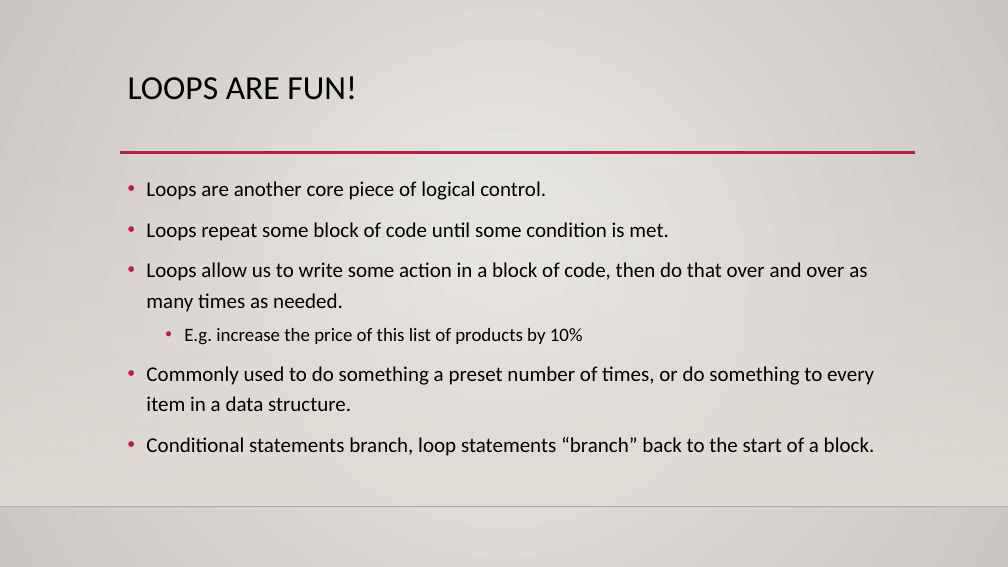
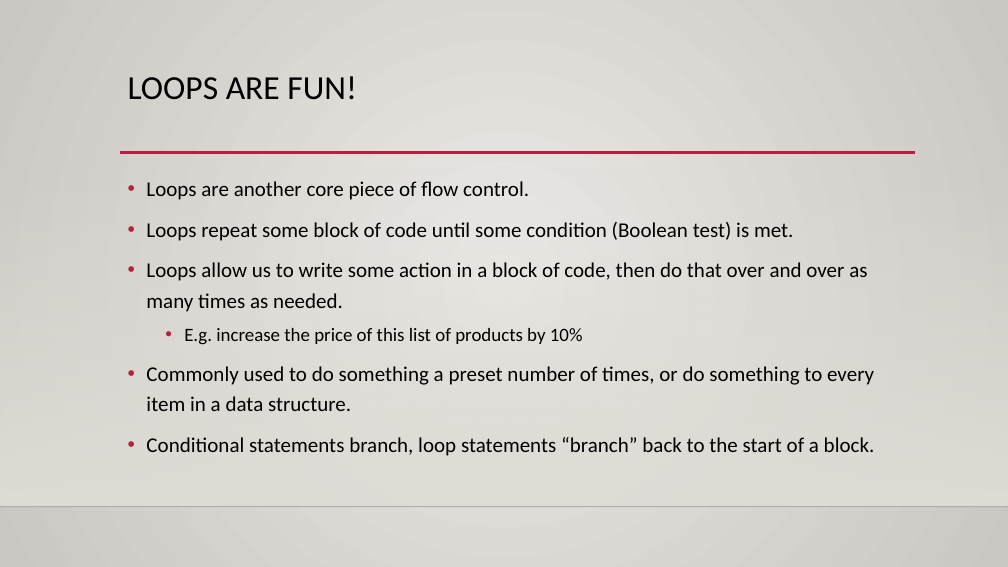
Before and after one commit to AkeemSemperDataScience/Programming_Basics_for_Machine_Learning_Students, a slide deck: slide 8 of reference_material/slides/003_loops.pptx (slide 3 before the commit). Drawn at 1008x567 pixels with LibreOffice and Linux fonts; fonts in the diff are those of the drawing; background and template pictures are left out. Boxes give left, top, right and bottom in pixels: in the first picture for what was removed or moved away, otherwise in the second. Text is boxed around its words. In the diff, an @@ line names an element or a change of style, - is before the commit and + after.

```diff
--- a/reference_material/slides/003_loops.pptx
+++ b/reference_material/slides/003_loops.pptx
@@ text at (146,181,794,241): text changed @@
-• Loops are another core piece of logical control.
-• Loops repeat some block of code until some condition is met.
+• Loops are another core piece of flow control.
+• Loops repeat some block of code until some condition (Boolean test) is met.
```
Also in this commit, not shown: 8 other slides changed, 8 slides added, 1 other file.
